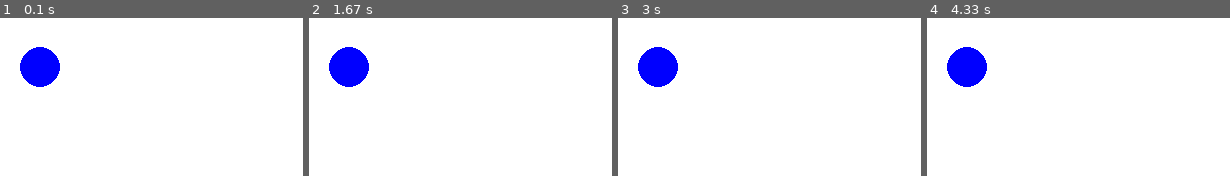
Above: before the commit, frames 1-4 (left to right).
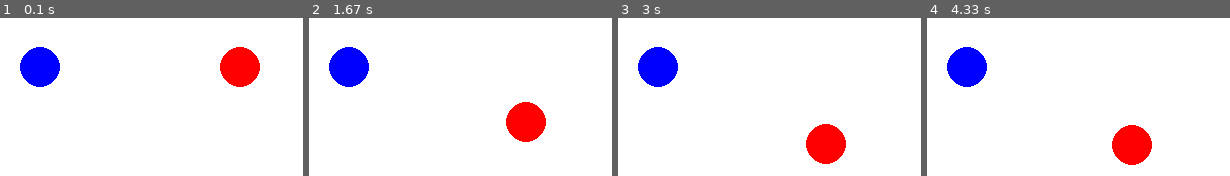
Above: after the commit, the same moments.

Repository: FilipHojgaard/Small_Projects
Game: pygame game, started from pygame_testing/rotating.py
Same seed, same stepped clock (60 frames per second), same inputs: the game is played once before the commit and once after it.
Inputs:
- Up to frame 1 (0.1 s): no input
- Up to frame 2 (1.67 s): hold Left 0.33-0.8 s; hold D 0.33-0.8 s; hold W from 1.33 s (still down)
- Up to frame 3 (3 s): release W at 1.8 s; hold Left 2.33-2.87 s; hold A 2.33-2.87 s
- Up to frame 4 (4.33 s): hold S 3.47-3.77 s; hold W from 4.23 s (still down)

The runs differ from the first frame. In frame 1, 2.6% of the frame differs, in the area x 72-86%, y 18-44%; in frame 2, 2.6%; in frame 3, 2.6%; in frame 4, 2.6%.

Commit message:
Added multiplayer support. 2 players with identical controls. Also made 2 png files to use as players instead of just drawing circles.

Diff:
--- a/pygame_testing/rotating.py
+++ b/pygame_testing/rotating.py
@@ -22,15 +22,20 @@
 
 
 class Player():
-    moving = False
-    size = 20
-    speed = 6
-    position = Vector2(200,200)
-    direction = Vector2(1,0)
-    velocity = Vector2(0,0)
-    color = pygame.Color(0,0,255)
 
     def __init__(self, *args):
+        self.moving = False
+        self.size = 20
+        self.speed = 6
+        self.position = Vector2(200,200)
+        self.direction = Vector2(1,0)
+        self.velocity = Vector2(0,0)
+        self.color = pygame.Color(100,100,100)
+        if (len(args)) > 0:
+            if (args[0]) == 'red':
+                self.color = pygame.Color(255,0,0)
+            elif (args[0]) == 'blue':
+                self.color = pygame.Color(0,0,255)
         print("Player created")
 
     def rotate_player(self, *args):
@@ -55,8 +60,8 @@
         self.position += self.velocity * self.speed
 
 
-player = Player()
-
+player = Player('blue')
+player_red = Player('red')
 
 while True:
     windowSurfaceObj.fill(WHITE)
@@ -82,10 +87,22 @@
         player.rotate_player('right')
     if keys[pygame.K_LEFT]:
         player.rotate_player('left')
+    if keys[pygame.K_w]:
+        player_red.forward()
+    elif keys[pygame.K_s]:
+        player_red.reverse()
+    else:
+        player_red.break_player()
+    if keys[pygame.K_d]:
+        player_red.rotate_player('right')
+    if keys[pygame.K_a]:
+        player_red.rotate_player('left')
 
 
     player.update()
+    player_red.update()
     pygame.draw.circle(windowSurfaceObj, player.color, (int(player.position[0]), int(player.position[1])), player.size)
+    pygame.draw.circle(windowSurfaceObj, player_red.color, (int(player_red.position[0])+200, int(player_red.position[1])), player_red.size)
 
     pygame.display.update()
     fpsClock.tick(FPS)
Binary file added: pygame_testing/blue.png
Binary file added: pygame_testing/purple.png
